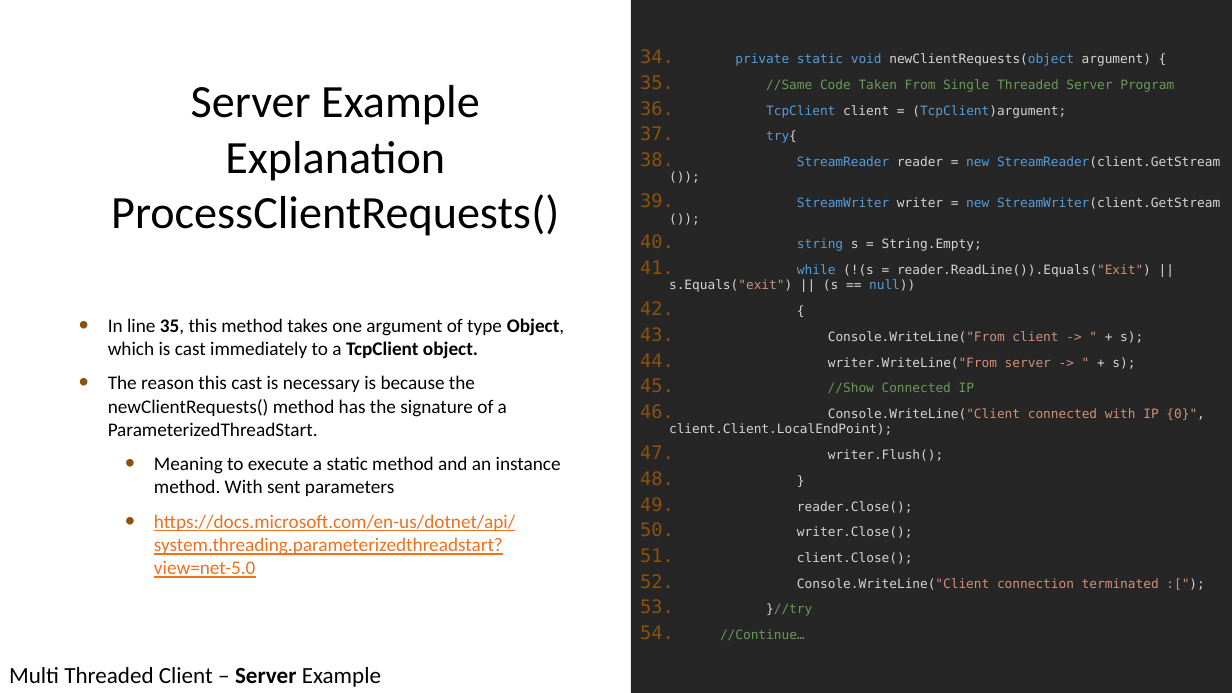
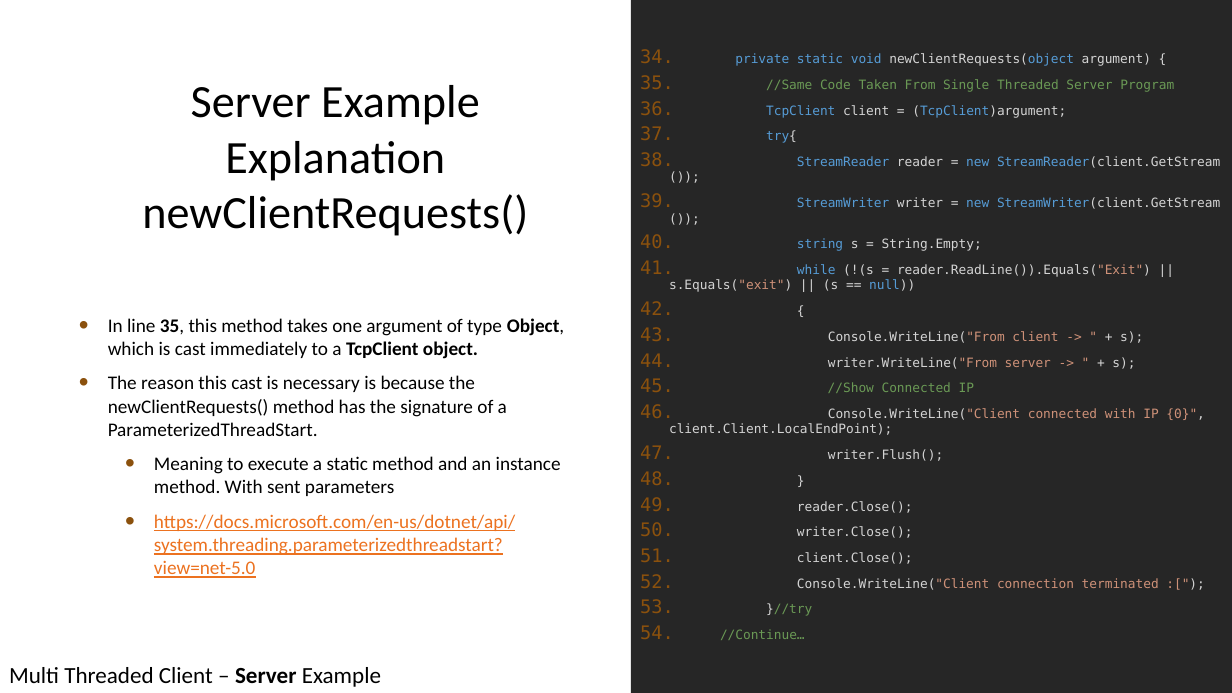
Before and after one commit to omerwwazap/CTIS479-C-Sharp, a slide deck: slide 37 of Project/Project-Explain/LeventDurdali-21702600-C_Sharp_Project.pptx. Drawn at 1232x693 pixels with LibreOffice and Linux fonts; fonts in the diff are those of the drawing; background and template pictures are left out. Boxes give left, top, right and bottom in pixels: in the first picture for what was removed or moved away, otherwise in the second. Text is boxed around its words. In the diff, an @@ line names an element or a change of style, - is before the commit and + after.

```diff
--- a/Project/Project-Explain/LeventDurdali-21702600-C_Sharp_Project.pptx
+++ b/Project/Project-Explain/LeventDurdali-21702600-C_Sharp_Project.pptx
@@ title at <box>142,85,528,236</box>: text changed @@
-Server Example Explanation ProcessClientRequests()
+Server Example Explanation newClientRequests()
```
Also in this commit, not shown: 2 other slides changed, 1 other file.
